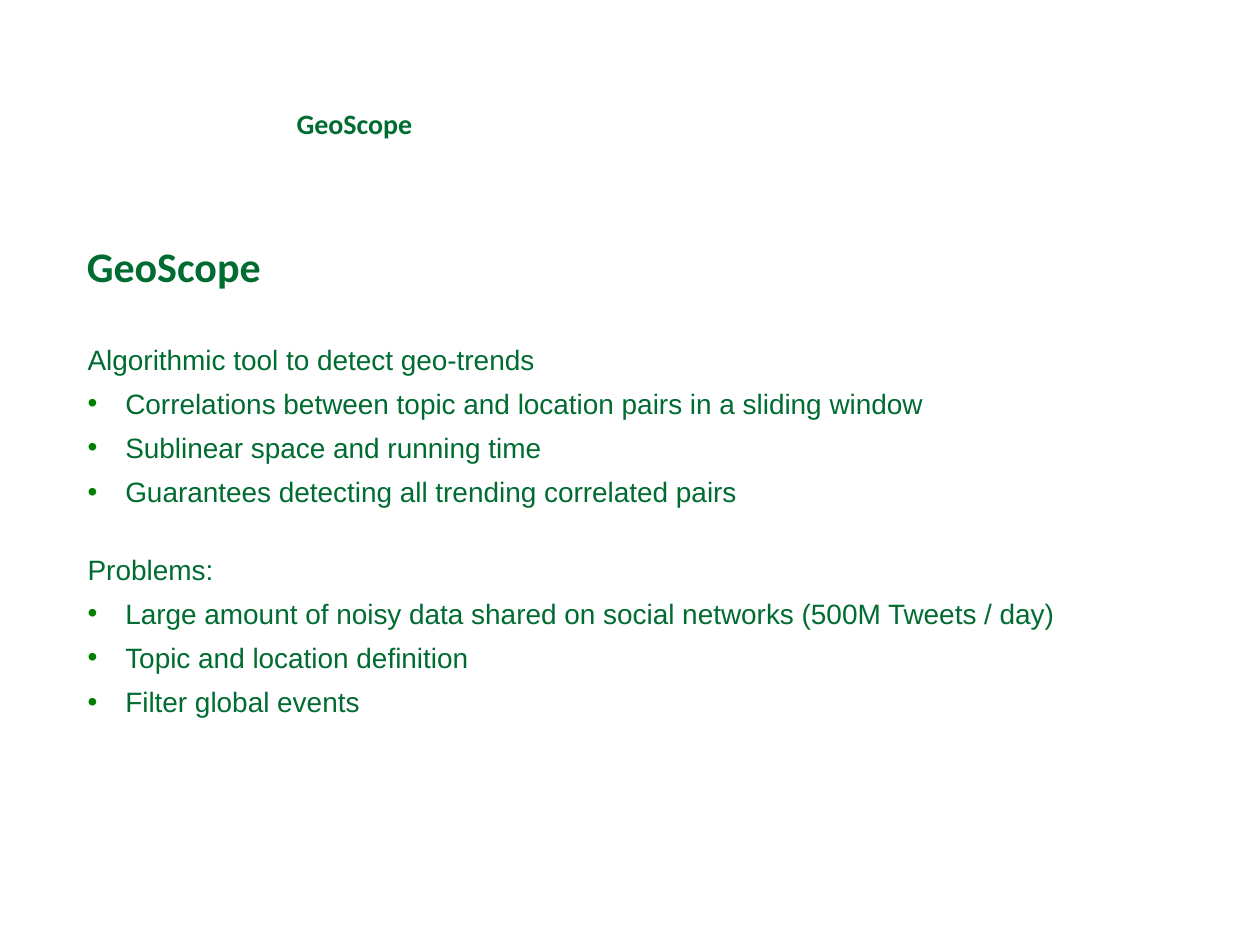
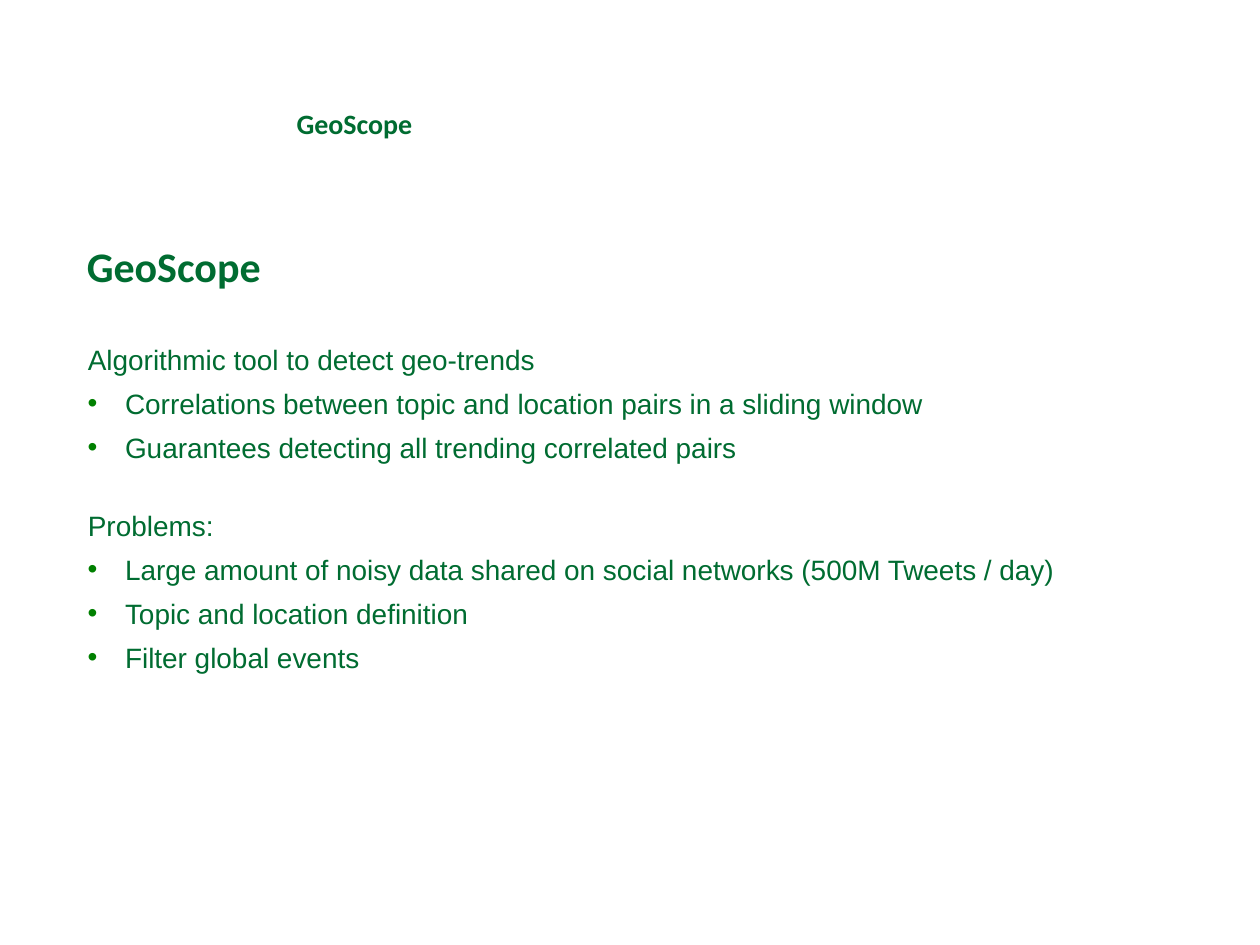
Before and after one commit to michaelprummer/datascience, a slide deck: slide 3 of GeoScope/DataScience1.ppt. Drawn at 1260x945 pixels with LibreOffice and Linux fonts; fonts in the diff are those of the drawing; background and template pictures are left out. Boxes give left, top, right and bottom in pixels: in the first picture for what was removed or moved away, otherwise in the second. Text is boxed around its words. In the diff, an @@ line names an element or a change of style, - is before the commit and + after.

```diff
--- a/GeoScope/DataScience1.ppt
+++ b/GeoScope/DataScience1.ppt
@@ text at (x1=125, y1=437, x2=541, y2=463): paragraph removed @@
-• Sublinear space and running time
```
Also in this commit, not shown: 5 other slides changed.
